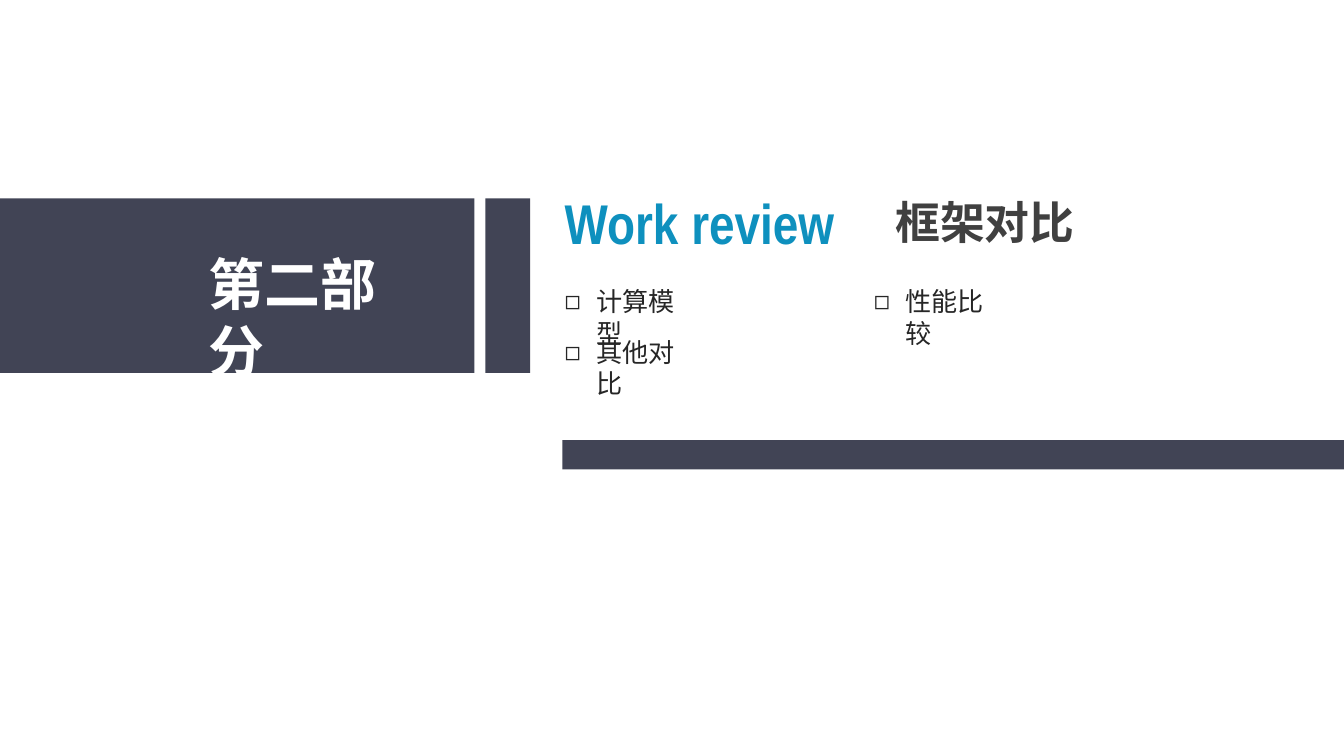
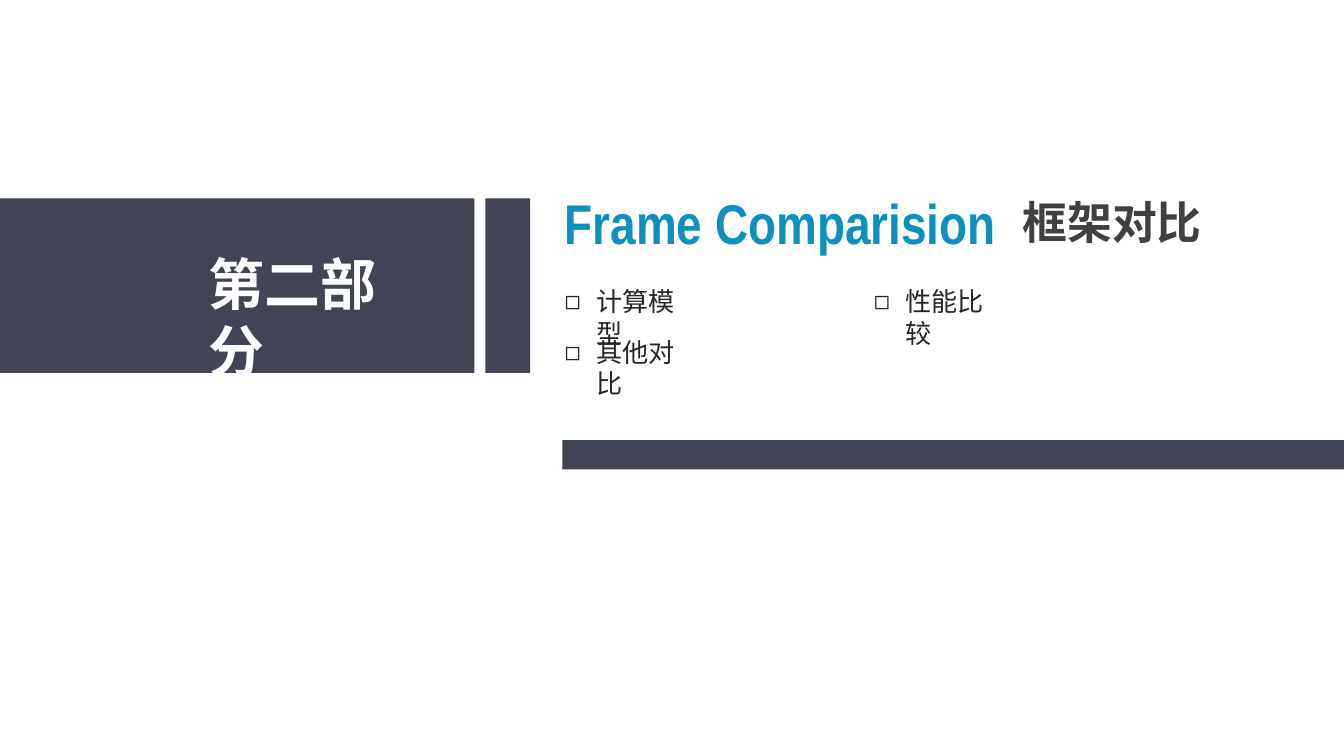
Before and after one commit to sunliangliang9201/interview_prepare, a slide deck: slide 6 of 在线阶段汇报20190606.pptx (slide 7 before the commit). Drawn at 1344x756 pixels with LibreOffice and Linux fonts; fonts in the diff are those of the drawing. Boxes give left, top, right and bottom in pixels: in the first picture for what was removed or moved away, otherwise in the second. Text is boxed around its words. In the diff, an @@ line names an element or a change of style, - is before the commit and + after.

```diff
--- a/在线阶段汇报20190606.pptx
+++ b/在线阶段汇报20190606.pptx
@@ text at box(565, 203, 995, 254): text changed @@
-Work review
+Frame Comparision
@@ text "框架对比": place and size @@
-text "框架对比" at box(895, 201, 1074, 243)
+text "框架对比" at box(1023, 201, 1202, 243)
```
Also in this commit, not shown: 2 other slides changed, 6 slides added, 6 slides removed.
